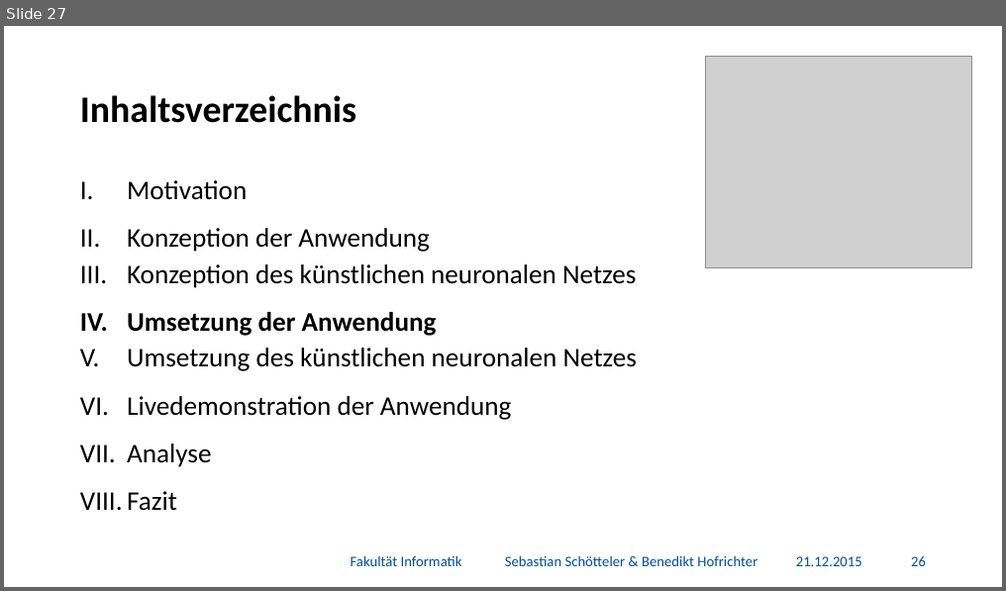
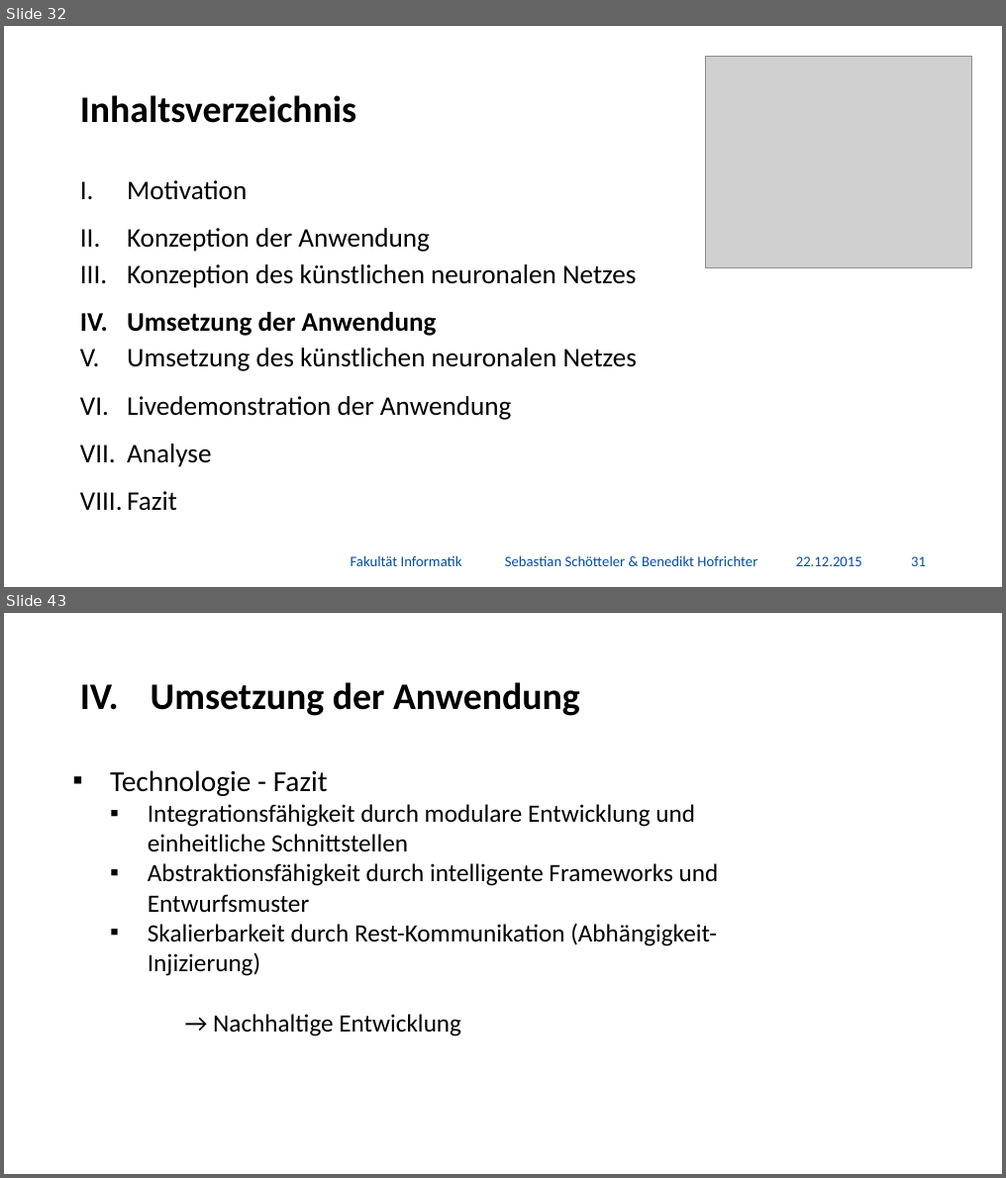
Before and after one commit to BenediktGitGit/soco15, a slide deck: 3b_Vortrag/Präsentation.pptx. Shown one above the other, each under a label of ours: slide 27 before the commit, slides 32 and 43 after it; the slides between them are not shown. The pictures are 1006x591 and 1006x1178 pixels, drawn with LibreOffice and Linux fonts; fonts in the diff are those of the drawing; grey boxes stand for pictures; background and template pictures are left out. Boxes give left, top, right and bottom in pixels: in the first picture for what was removed or moved away, otherwise in the second. Text is boxed around its words. In the diff, an @@ line names an element or a change of style, - is before the commit and + after.

```diff
--- a/3b_Vortrag/Präsentation.pptx
+++ b/3b_Vortrag/Präsentation.pptx
@@ slide 43 added at (4, 613, 1002, 1174), background #FFFFFF @@
@@ title added at (151, 682, 580, 716), 36 pt, text #000000, bold @@
+IV. Umsetzung der Anwendung
@@ text added at (110, 770, 719, 1037), 24 pt, text #000000 @@
+▪ Technologie - Fazit
+    ▪ Integrationsfähigkeit durch modulare Entwicklung und einheitliche Schnittstellen
+    ▪ Abstraktionsfähigkeit durch intelligente Frameworks und Entwurfsmuster
+    ▪ Skalierbarkeit durch Rest-Kommunikation (Abhängigkeit-Injizierung)
+    → Nachhaltige Entwicklung
@@ what was slide 27 is now slide 32 @@
@@ slide 32 changed as well @@
@@ text at (796, 557, 862, 567): text changed @@
-21.12.2015
+22.12.2015
@@ page number at (911, 557, 926, 567): text changed @@
-26
+31
```
Also in this commit, not shown: 56 other slides changed, 16 other slides added, 2 slides removed, 1 other file.
